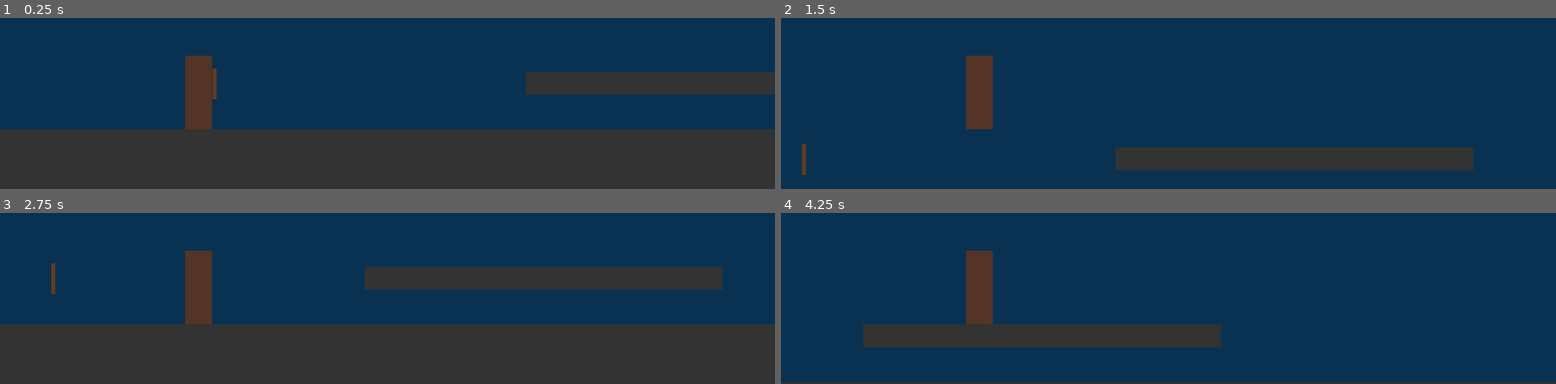
Above: before the commit, frames 1-4 (two rows, left to right).
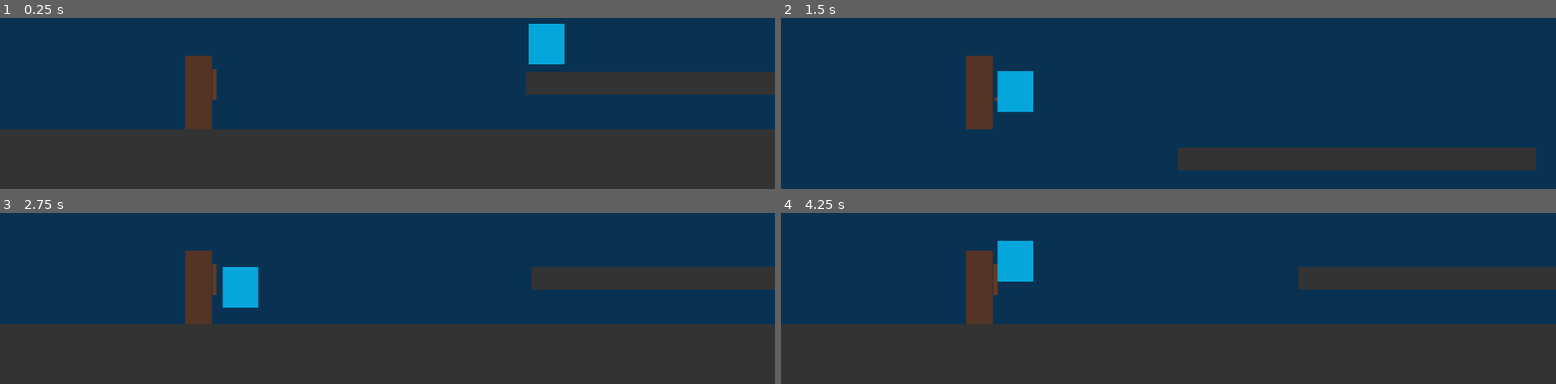
Above: after the commit, the same moments.

Repository: sraniga/saveer-digitaltech-2026
Game: Godot game, scene res://scenes/level_one.tscn
Same seed, same stepped clock (60 frames per second), same inputs: the game is played once before the commit and once after it. The project has no main scene, so this scene is started directly.
Inputs:
- Up to frame 1 (0.25 s): no input
- Up to frame 2 (1.5 s): hold Right (ui_right) from 0.53 s (still down); tap K (swing_bat, bound only after the commit) at 0.6, 1.35 s; tap Up (ui_up) at 0.77 s
- Up to frame 3 (2.75 s): tap Up (ui_up) at 1.52 s; release Right (ui_right) at 2.03 s; hold Left (ui_left) from 2.03 s (still down); tap K (swing_bat, bound only after the commit) at 2.1 s
- Up to frame 4 (4.25 s): release Left (ui_left) at 2.78 s; hold Right (ui_right) from 2.78 s (still down); tap K (swing_bat, bound only after the commit) at 2.85, 3.6 s; tap Up (ui_up) at 3.02, 3.77 s

The runs differ from the first frame. In frame 1, 1.1% of the frame differs, in the area x 27-73%, y 3-49%; in frame 2, 3.4%; in frame 3, 5.0%; in frame 4, 33%, in the area x 0-100%, y 15-99%.

Commit message:
movement of enemy

Diff:
--- a/king-tung/project.godot
+++ b/king-tung/project.godot
@@ -22,6 +22,7 @@
 , Object(InputEventJoypadButton,"resource_local_to_scene":false,"resource_name":"","device":-1,"button_index":13,"pressure":0.0,"pressed":false,"script":null)
 , Object(InputEventJoypadMotion,"resource_local_to_scene":false,"resource_name":"","device":-1,"axis":0,"axis_value":-1.0,"script":null)
 , Object(InputEventKey,"resource_local_to_scene":false,"resource_name":"","device":-1,"window_id":0,"alt_pressed":false …(186 unchanged characters)…
+, Object(InputEventKey,"resource_local_to_scene":false,"resource_name":"","device":-1,"window_id":0,"alt_pressed":false,"shift_pressed":false,"ctrl_pressed":false,"meta_pressed":false,"pressed":false,"keycode":0,"physical_keycode":65,"key_label":0,"unicode":97,"location":0,"echo":false,"script":null)
 ]
 }
 ui_right={
@@ -30,6 +31,7 @@
 , Object(InputEventJoypadButton,"resource_local_to_scene":false,"resource_name":"","device":-1,"button_index":14,"pressure":0.0,"pressed":false,"script":null)
 , Object(InputEventJoypadMotion,"resource_local_to_scene":false,"resource_name":"","device":-1,"axis":0,"axis_value":1.0,"script":null)
 , Object(InputEventKey,"resource_local_to_scene":false,"resource_name":"","device":-1,"window_id":0,"alt_pressed":false …(186 unchanged characters)…
+, Object(InputEventKey,"resource_local_to_scene":false,"resource_name":"","device":-1,"window_id":0,"alt_pressed":false,"shift_pressed":false,"ctrl_pressed":false,"meta_pressed":false,"pressed":false,"keycode":0,"physical_keycode":68,"key_label":0,"unicode":100,"location":0,"echo":false,"script":null)
 ]
 }
 ui_up={
@@ -38,6 +40,12 @@
 , Object(InputEventJoypadButton,"resource_local_to_scene":false,"resource_name":"","device":-1,"button_index":11,"pressure":0.0,"pressed":false,"script":null)
 , Object(InputEventJoypadMotion,"resource_local_to_scene":false,"resource_name":"","device":-1,"axis":1,"axis_value":-1.0,"script":null)
 , Object(InputEventKey,"resource_local_to_scene":false,"resource_name":"","device":-1,"window_id":0,"alt_pressed":false …(182 unchanged characters)…
+, Object(InputEventKey,"resource_local_to_scene":false,"resource_name":"","device":-1,"window_id":0,"alt_pressed":false,"shift_pressed":false,"ctrl_pressed":false,"meta_pressed":false,"pressed":false,"keycode":0,"physical_keycode":87,"key_label":0,"unicode":119,"location":0,"echo":false,"script":null)
+]
+}
+swing_bat={
+"deadzone": 0.2,
+"events": [Object(InputEventKey,"resource_local_to_scene":false,"resource_name":"","device":-1,"window_id":0,"alt_pressed":false,"shift_pressed":false,"ctrl_pressed":false,"meta_pressed":false,"pressed":false,"keycode":0,"physical_keycode":75,"key_label":0,"unicode":107,"location":0,"echo":false,"script":null)
 ]
 }
 
--- a/king-tung/scenes/level_one.tscn
+++ b/king-tung/scenes/level_one.tscn
@@ -1,6 +1,8 @@
 [gd_scene format=3 uid="uid://bn3lgnpv7rprw"]
 
 [ext_resource type="PackedScene" uid="uid://bqredpdd7q4l0" path="res://scenes/tung_character.tscn" id="1_cd1xg"]
+[ext_resource type="PackedScene" uid="uid://di8ss3cjc6fto" path="res://scenes/baby_shark.tscn" id="2_843q2"]
+[ext_resource type="Script" uid="uid://bq6krsr881aq5" path="res://scripts/baby_shark.gd" id="3_5rfim"]
 
 [sub_resource type="RectangleShape2D" id="RectangleShape2D_sgp6g"]
 size = Vector2(12005, 100)
@@ -9,11 +11,12 @@
 size = Vector2(531.5, 34)
 
 [sub_resource type="Animation" id="Animation_cd1xg"]
+resource_name = "swing"
 length = 0.2
 tracks/0/type = "value"
 tracks/0/imported = false
 tracks/0/enabled = true
-tracks/0/path = NodePath("Area2D:rotation")
+tracks/0/path = NodePath("CharacterBody2D/Area2D:rotation")
 tracks/0/interp = 1
 tracks/0/loop_wrap = true
 tracks/0/keys = {
@@ -25,7 +28,7 @@
 tracks/1/type = "value"
 tracks/1/imported = false
 tracks/1/enabled = true
-tracks/1/path = NodePath("Area2D/CollisionShape2D:disabled")
+tracks/1/path = NodePath("CharacterBody2D/Area2D/CollisionShape2D:disabled")
 tracks/1/interp = 1
 tracks/1/loop_wrap = true
 tracks/1/keys = {
@@ -35,38 +38,9 @@
 "values": [true, false, true]
 }
 
-[sub_resource type="Animation" id="Animation_t18mc"]
-resource_name = "player_attack"
-length = 0.1
-tracks/0/type = "value"
-tracks/0/imported = false
-tracks/0/enabled = true
-tracks/0/path = NodePath("Area2D/CollisionShape2D:disabled")
-tracks/0/interp = 1
-tracks/0/loop_wrap = true
-tracks/0/keys = {
-"times": PackedFloat32Array(0, 0.045),
-"transitions": PackedFloat32Array(1, 1),
-"update": 1,
-"values": [true, false]
-}
-tracks/1/type = "value"
-tracks/1/imported = false
-tracks/1/enabled = true
-tracks/1/path = NodePath("Area2D:rotation")
-tracks/1/interp = 1
-tracks/1/loop_wrap = true
-tracks/1/keys = {
-"times": PackedFloat32Array(0, 0.08),
-"transitions": PackedFloat32Array(1, 1),
-"update": 0,
-"values": [0.0, 1.4835298]
-}
-
 [sub_resource type="AnimationLibrary" id="AnimationLibrary_843q2"]
 _data = {
-&"RESET": SubResource("Animation_cd1xg"),
-&"player_attack": SubResource("Animation_t18mc")
+&"swing": SubResource("Animation_cd1xg")
 }
 
 [sub_resource type="CapsuleShape2D" id="CapsuleShape2D_5rfim"]
@@ -94,10 +68,29 @@
 
 [node name="CharacterBody2D" parent="." unique_id=1981202395 node_paths=PackedStringArray("animation") instance=ExtResource("1_cd1xg")]
 position = Vector2(40, 590)
-animation = NodePath("../Area2D/AnimationPlayer")
+animation = NodePath("Area2D/AnimationPlayer")
 
 [node name="Camera2D" type="Camera2D" parent="CharacterBody2D" unique_id=564998179]
 position = Vector2(281, -180)
+
+[node name="Area2D" type="Area2D" parent="CharacterBody2D" unique_id=264018145]
+position = Vector2(24, 10)
+
+[node name="AnimationPlayer" type="AnimationPlayer" parent="CharacterBody2D/Area2D" unique_id=922446303]
+root_node = NodePath("../../..")
+libraries/ = SubResource("AnimationLibrary_843q2")
+
+[node name="CollisionShape2D" type="CollisionShape2D" parent="CharacterBody2D/Area2D" unique_id=177811393]
+position = Vector2(0, -22)
+shape = SubResource("CapsuleShape2D_5rfim")
+disabled = true
+
+[node name="ColorRect" type="ColorRect" parent="CharacterBody2D/Area2D/CollisionShape2D" unique_id=1042826258]
+offset_left = -3.0
+offset_top = -23.0
+offset_right = 3.0
+offset_bottom = 23.0
+color = Color(0.3882353, 0.23137255, 0.13333334, 1)
 
 [node name="ColorRect2" type="ColorRect" parent="." unique_id=718771573]
 offset_left = 527.0
@@ -106,21 +99,9 @@
 offset_bottom = 594.0
 color = Color(0.2, 0.2, 0.2, 1)
 
-[node name="Area2D" type="Area2D" parent="." unique_id=264018145]
-position = Vector2(64, 600)
+[node name="CharacterBody2D2" parent="." unique_id=1139809648 node_paths=PackedStringArray("player") instance=ExtResource("2_843q2")]
+position = Vector2(632, 527)
+script = ExtResource("3_5rfim")
+player = NodePath("../CharacterBody2D")
 
-[node name="AnimationPlayer" type="AnimationPlayer" parent="Area2D" unique_id=922446303]
-root_node = NodePath("../..")
-libraries/ = SubResource("AnimationLibrary_843q2")
-
-[node name="CollisionShape2D" type="CollisionShape2D" parent="Area2D" unique_id=177811393]
-position = Vector2(0, -22)
-shape = SubResource("CapsuleShape2D_5rfim")
-disabled = true
-
-[node name="ColorRect" type="ColorRect" parent="Area2D/CollisionShape2D" unique_id=1042826258]
-offset_left = -3.0
-offset_top = -23.0
-offset_right = 3.0
-offset_bottom = 23.0
-color = Color(0.3882353, 0.23137255, 0.13333334, 1)
+[connection signal="body_entered" from="CharacterBody2D/Area2D" to="CharacterBody2D2" method="_on_area_2d_body_entered"]
--- /dev/null
+++ b/king-tung/scripts/baby_shark.gd
@@ -0,0 +1,12 @@
+extends CharacterBody2D
+
+const SPEED = 300
+
+@export var player: CharacterBody2D
+
+func _physics_process(delta: float) -> void:
+	if player:
+		var direction: Vector2 = global_position.direction_to(player.global_position)
+
+		velocity = direction * SPEED
+		move_and_slide()
--- a/king-tung/scripts/player.gd
+++ b/king-tung/scripts/player.gd
@@ -21,4 +21,7 @@
 	else:
 		velocity.x = move_toward(velocity.x, 0, SPEED)
 
+	if Input.is_action_just_pressed("swing_bat"):
+		animation.play("swing")
+
 	move_and_slide()
Not shown, added: king-tung/scripts/baby_shark.gd.uid
